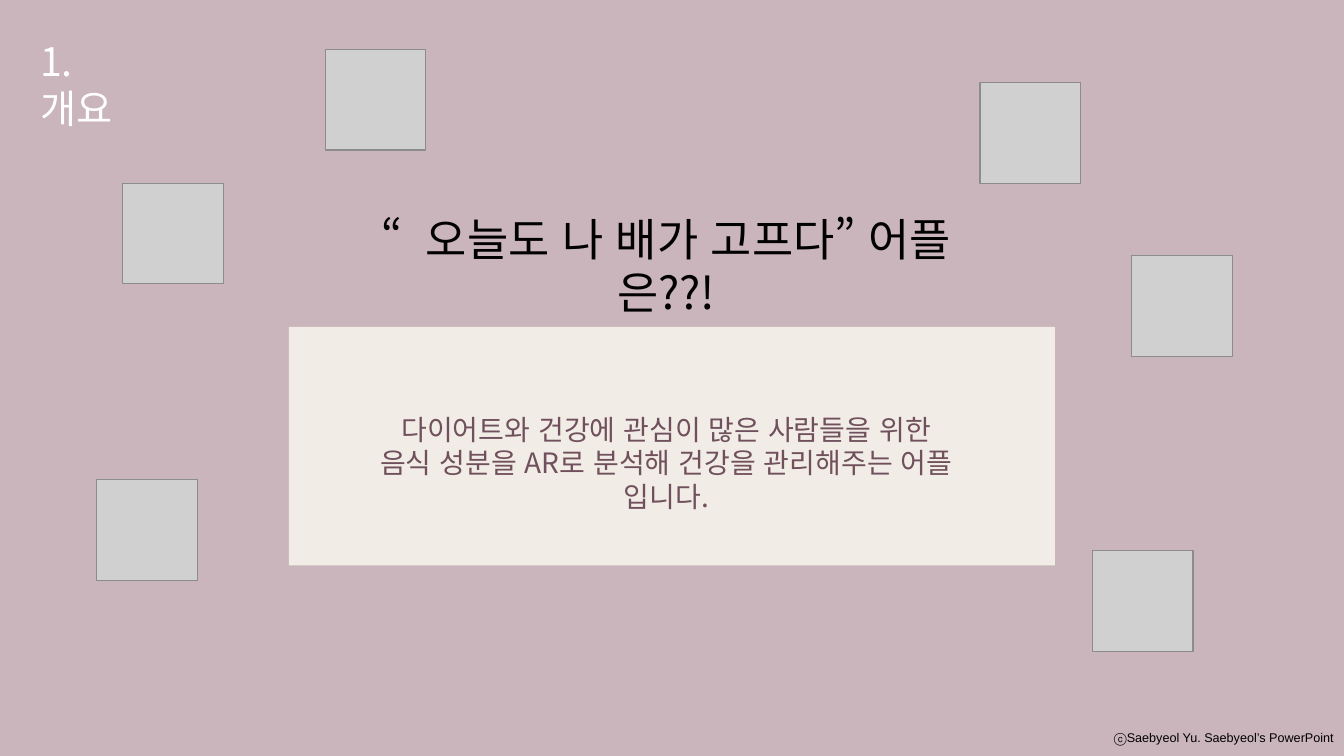
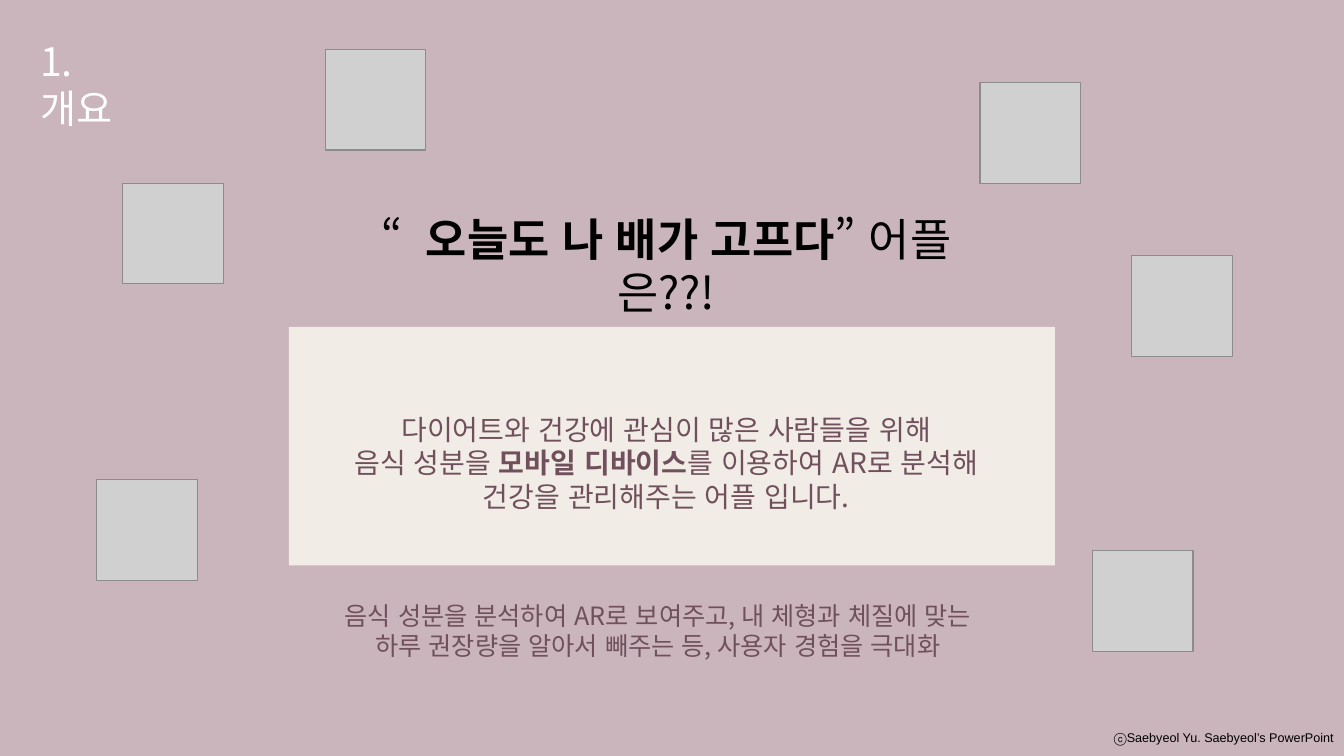
Before and after one commit to developerYHLee/University_Homework, a slide deck: slide 3 of 기말과제.pptx. Drawn at 1344x756 pixels with LibreOffice and Linux fonts; fonts in the diff are those of the drawing; grey boxes stand for pictures. Boxes give left, top, right and bottom in pixels: in the first picture for what was removed or moved away, otherwise in the second. Text is boxed around its words. In the diff, an @@ line names an element or a change of style, - is before the commit and + after.

```diff
--- a/기말과제.pptx
+++ b/기말과제.pptx
@@ text "“오늘도 나 배가 고프다” 어플은??!" at (x1=426, y1=216, x2=951, y2=260): bold on in "“오늘도 나 배가 고프다”" @@
@@ text at (x1=354, y1=417, x2=978, y2=509): text changed @@
-다이어트와 건강에 관심이 많은 사람들을 위한
-음식 성분을 AR로 분석해 건강을 관리해주는 어플 입니다.
+다이어트와 건강에 관심이 많은 사람들을 위해
+음식 성분을 모바일 디바이스를 이용하여 AR로 분석해
+건강을 관리해주는 어플 입니다.
@@ text added at (x1=345, y1=604, x2=971, y2=660), 18 pt, text #70505C @@
+음식 성분을 분석하여 AR로 보여주고, 내 체형과 체질에 맞는 하루 권장량을 알아서 빼주는 등, 사용자 경험을 극대화
```
Also in this commit, not shown: 2 other slides changed, 10 slides added, 1 slide removed.
